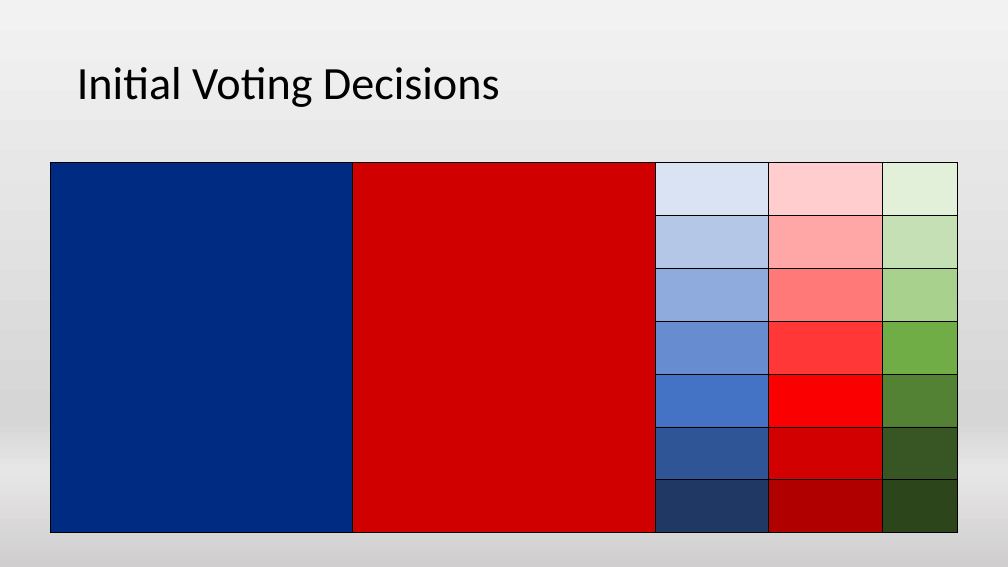
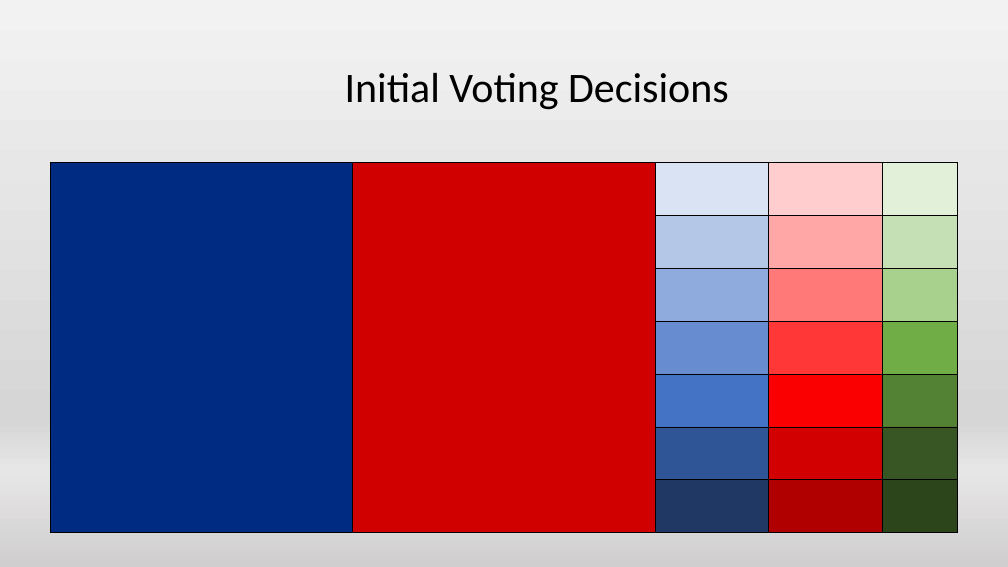
Before and after one commit to blimpich/election_simulator, a slide deck: slide 13 of Final Presentation 2.pptx (slide 7 before the commit). Drawn at 1008x567 pixels with LibreOffice and Linux fonts; fonts in the diff are those of the drawing. Boxes give left, top, right and bottom in pixels: in the first picture for what was removed or moved away, otherwise in the second. Text is boxed around its words. In the diff, an @@ line names an element or a change of style, - is before the commit and + after.

```diff
--- a/Final Presentation 2.pptx
+++ b/Final Presentation 2.pptx
@@ text "Initial Voting Decisions": place and size @@
-text "Initial Voting Decisions" at (77, 67, 500, 107)
+text "Initial Voting Decisions" at (345, 73, 729, 110)
@@ text "Initial Voting Decisions" at (345, 73, 729, 110): size 44 to 40 pt; alignment left to centre; line spacing 0.9 to 1 @@
```
Also in this commit, not shown: 5 other slides changed, 20 slides added, 4 slides removed.
